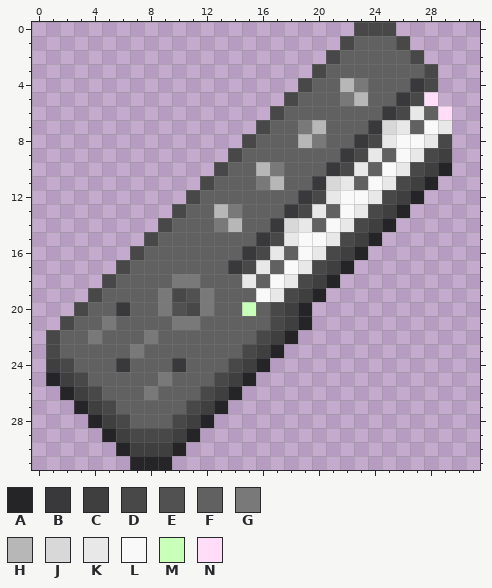
Pixel-art sprite: Resources/Textures/Objects/Fun/Instruments/h_synthesizer.rsi/icon.png. Above, as it was before the edit.
The file is 32x32 pixels. Colours within 5 levels of each other are drawn and written as one.
Palette (. is transparent): A #252426  B #39383b  C #3f3f3f  D #484848  E #515151  F #616161  G #797979  H #b7b7b7  J #d8d8d8  K #e8e8e8  L #f9f9f9  M #c8ffb9  N #ffdcf7
Pixels before, first column x 1:
 0 ......................DDD....
 1 .....................DFFFD...
 2 ....................DFFFFFD..
 3 ...................DFFFFFFFD.
 4 ..................DFFHGFFFBD.
 5 .................DFFFGHFFBDN.
 6 ................DFFFFFFFBDKFN
 7 ...............DFFGHFFFBJKFLK
 8 ..............DFFFHGFFBDKLLKD
 9 .............DFFFFFFFBDKFLKDC
10 ............DFFHGFFFBDKFLKDCA
11 ...........DFFFGHFFBJKFLKDCA.
12 ..........DFFFFFFFBDKLLKDCA..
13 .........DFFHGFFFBDKFLKDCA...
14 ........DFFFGHFFBJKFLKDCA....
15 .......DFFFFFFFBDKLLKDCA.....
16 ......DFFFFFFFBDKFLKDCA......
17 .....DFFFFFFFBDKFLKDCA.......
18 ....DFFFFGGFFFKFLKDCA........
19 ...DFFFFGDEGFFFLKDCA.........
20 ..DFFBFFGEDGFFMFDCA..........
21 .DFFGFFFFGGFFFFFDCA..........
22 DFFGFFFGFFFFFFFDCA...........
23 DFFFFFGFFFFFFFDCA............
24 CDFFFBFFFBFFFDCA.............
25 ACDFFFFFGFFFDCA..............
26 .ACDFFFGFFFDCA...............
27 ..ACDFFFFFDCA................
28 ...ACDFFFDCA.................
29 ....ACDDDCA..................
30 .....ACCCA...................
31 ......AAA....................
After:
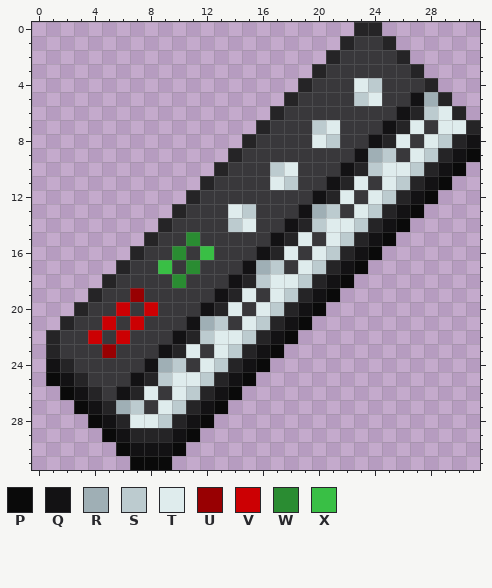
Colours new in this view: P #0a0a0a  Q #131214  R #9fafb5  S #bccbcf  T #dfeced  U #980002  V #cc0003  W #2a8c32  X #39bf45
Difference:
Changed rows in their new state; - is an unchanged pixel.
first column x 1:
 0 ----------------------AA.------
 1 ---------------------ABBA.-----
 2 --------------------ABBBBA.----
 3 -------------------ABBBBBBA.---
 4 ------------------ABBBTSBB-A---
 5 -----------------ABBBBSTB-QRA--
 6 ----------------ABBBBBBB-QASTA-
 7 ---------------ABBBSTBB-QATBTTA
 8 --------------ABBBBTSB-QATBTSAQ
 9 -------------ABBBBBBB-QRSBTSAQP
10 ------------ABBBSTBB-QASTTSAQP-
11 -----------ABBBBTSB-QATBTSAQP--
12 ----------ABBBBBBB-QATBTSAQP---
13 ---------ABBBTSBB-QRSBTSAQP----
14 --------ABBBBSTB-QASTTSAQP-----
15 -------ABBWBBBB-QATBTSAQP------
16 ------ABBWBXBB-QATBTSAQP-------
17 -----ABBXBWBB-QRSBTSAQP--------
18 ----ABBBBWBBBQASTTSAQP---------
19 ---ABBUBBBBBQATBTSAQP----------
20 --ABBVBVBBBQATBTSAQP-----------
21 -ABBVBVBBBQRSBTSAQP------------
22 ABBVBVBBBQASTTSAQP-------------
23 ABBBUBBBQATBTSAQP--------------
24 QABBB-BQRSBTSAQP---------------
25 PQABBBQASTTSAQP----------------
26 -PQABQATBTSAQP-----------------
27 --PQARSBTSAQP------------------
28 ---PQATTSAQP-------------------
29 ----PQAAAQP--------------------
30 -----PQQQP---------------------
31 ------PPP----------------------
